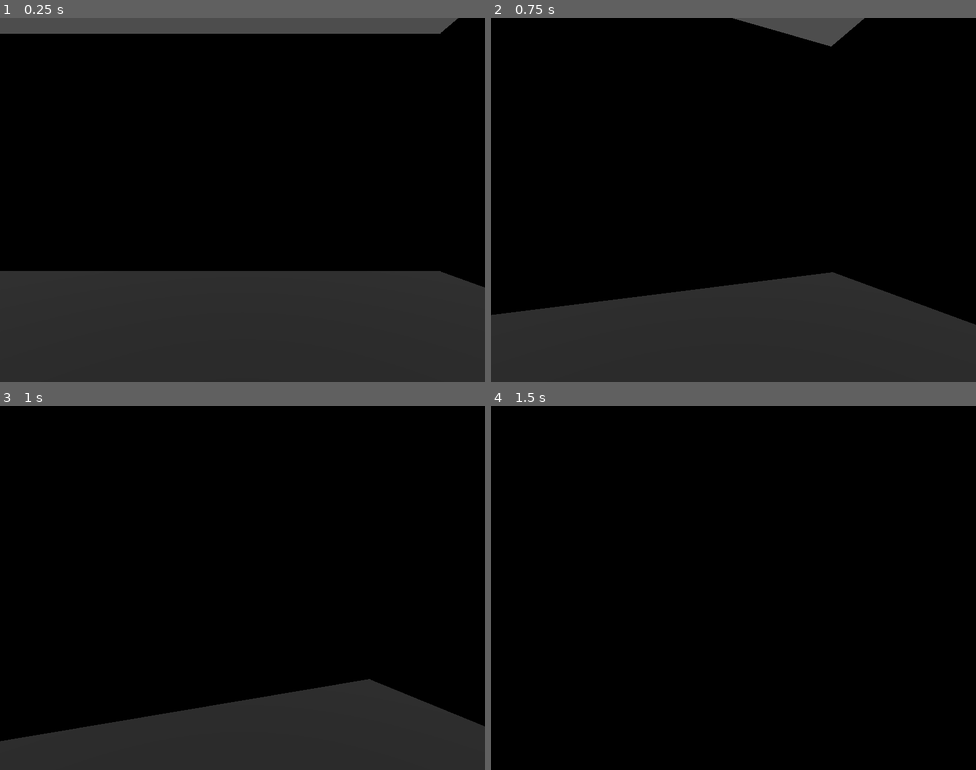
Above: before the commit, frames 1-4 (two rows, left to right).
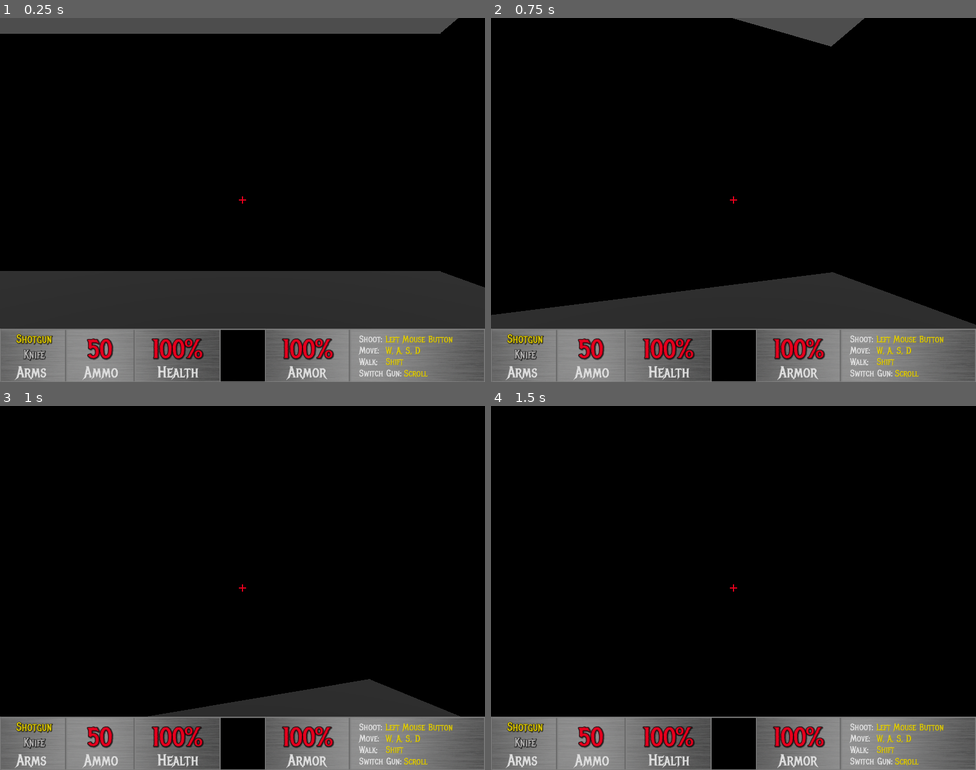
Above: after the commit, the same moments.

Repository: MisterIXI/godot-wildjam-71
Game: Godot game, scene res://scenes/_debug/oli/oli_fps.tscn
Two runs of this game, one before a commit and one after it. Both use one fixed random seed, a clock stepped at 60 frames per second and the inputs below. This scene is started directly instead of the project's main scene.
Inputs (mouse positions are in pixels of both pictures, inside the frame that each line leads up to):
- Up to frame 1 (0.25 s): no input
- Up to frame 2 (0.75 s): tap Enter at 0.5 s; move the mouse to (757, 200) at 0.52 s; hold W (up) from 0.53 s (still down); hold Shift (shift) from 0.53 s (still down)
- Up to frame 3 (1 s): keep holding W (up); keep holding Shift (shift)
- Up to frame 4 (1.5 s): keep holding W (up); move the mouse to (709, 588) at 1.27 s; release Shift (shift) at 1.28 s; tap Space (space) at 1.35 s

The runs differ from the first frame. In frame 1, 14% of the frame differs, in the area x 0-100%, y 49-100%; in frame 2, 14%; in frame 3, 14%; in frame 4, 13%.

Commit message:
base hud stylized

Diff:
--- /dev/null
+++ b/bad-apple/resources/fps/fps_arms_active.tres
@@ -0,0 +1,12 @@
+[gd_resource type="LabelSettings" load_steps=2 format=3 uid="uid://bk2irodcggxa8"]
+
+[ext_resource type="FontFile" uid="uid://cl1aof26374xu" path="res://assets/fonts/metal-mania/MetalMania-Regular.ttf" id="1_pcirg"]
+
+[resource]
+font = ExtResource("1_pcirg")
+font_size = 30
+font_color = Color(0.910944, 0.8238, 0, 1)
+outline_size = 2
+outline_color = Color(0, 0, 0, 1)
+shadow_size = 4
+shadow_color = Color(0, 0, 0, 0.572549)
--- /dev/null
+++ b/bad-apple/resources/fps/fps_arms_inactive.tres
@@ -0,0 +1,12 @@
+[gd_resource type="LabelSettings" load_steps=2 format=3 uid="uid://q86xmymo8tk6"]
+
+[ext_resource type="FontFile" uid="uid://cl1aof26374xu" path="res://assets/fonts/metal-mania/MetalMania-Regular.ttf" id="1_renbm"]
+
+[resource]
+font = ExtResource("1_renbm")
+font_size = 30
+font_color = Color(0.716235, 0.711002, 0.708756, 1)
+outline_size = 2
+outline_color = Color(0, 0, 0, 1)
+shadow_size = 4
+shadow_color = Color(0, 0, 0, 0.572549)
--- /dev/null
+++ b/bad-apple/resources/fps/fps_hud_numbers.tres
@@ -0,0 +1,12 @@
+[gd_resource type="LabelSettings" load_steps=2 format=3 uid="uid://cwc5q3642qmqo"]
+
+[ext_resource type="FontFile" uid="uid://cl1aof26374xu" path="res://assets/fonts/metal-mania/MetalMania-Regular.ttf" id="1_5sd8v"]
+
+[resource]
+font = ExtResource("1_5sd8v")
+font_size = 70
+font_color = Color(0.901961, 0, 0.113725, 1)
+outline_size = 4
+outline_color = Color(0, 0, 0, 1)
+shadow_size = 11
+shadow_color = Color(0, 0, 0, 0.572549)
--- a/bad-apple/scenes/_debug/oli/oli_fps.tscn
+++ b/bad-apple/scenes/_debug/oli/oli_fps.tscn
@@ -1,6 +1,10 @@
-[gd_scene load_steps=11 format=3 uid="uid://dxryxu0ghogbv"]
+[gd_scene load_steps=15 format=3 uid="uid://dxryxu0ghogbv"]
 
 [ext_resource type="PackedScene" uid="uid://5rw8e76sa14y" path="res://scenes/fps/character/fps_character.tscn" id="1_yoab8"]
+[ext_resource type="Texture2D" uid="uid://ht358scd52px" path="res://assets/images/fps/fps_hud.png" id="2_mnucw"]
+[ext_resource type="LabelSettings" uid="uid://cwc5q3642qmqo" path="res://resources/fps/fps_hud_numbers.tres" id="3_0c4ru"]
+[ext_resource type="LabelSettings" uid="uid://bk2irodcggxa8" path="res://resources/fps/fps_arms_active.tres" id="4_214vx"]
+[ext_resource type="LabelSettings" uid="uid://q86xmymo8tk6" path="res://resources/fps/fps_arms_inactive.tres" id="5_xw0b7"]
 
 [sub_resource type="BoxShape3D" id="BoxShape3D_mvw6y"]
 size = Vector3(50, 1, 50)
@@ -259,4 +263,188 @@
 grow_vertical = 2
 size_flags_horizontal = 3
 size_flags_vertical = 3
-mouse_filter = 1
+mouse_filter = 2
+
+[node name="TextureRect" type="TextureRect" parent="FpsHud"]
+layout_mode = 1
+anchors_preset = 7
+anchor_left = 0.5
+anchor_top = 1.0
+anchor_right = 0.5
+anchor_bottom = 1.0
+offset_left = -640.0
+offset_top = -140.0
+offset_right = 640.0
+grow_horizontal = 2
+grow_vertical = 0
+mouse_filter = 2
+texture = ExtResource("2_mnucw")
+
+[node name="ArmorLabel" type="Label" parent="FpsHud"]
+layout_mode = 1
+anchors_preset = 7
+anchor_left = 0.5
+anchor_top = 1.0
+anchor_right = 0.5
+anchor_bottom = 1.0
+offset_left = 61.0
+offset_top = -139.0
+offset_right = 283.0
+offset_bottom = -31.0
+grow_horizontal = 2
+grow_vertical = 0
+text = "100%"
+label_settings = ExtResource("3_0c4ru")
+horizontal_alignment = 1
+vertical_alignment = 1
+
+[node name="HealthLabel" type="Label" parent="FpsHud"]
+layout_mode = 1
+anchors_preset = 7
+anchor_left = 0.5
+anchor_top = 1.0
+anchor_right = 0.5
+anchor_bottom = 1.0
+offset_left = -283.0
+offset_top = -139.0
+offset_right = -61.0
+offset_bottom = -31.0
+grow_horizontal = 2
+grow_vertical = 0
+text = "100%"
+label_settings = ExtResource("3_0c4ru")
+horizontal_alignment = 1
+vertical_alignment = 1
+
+[node name="AmmoLabel" type="Label" parent="FpsHud"]
+layout_mode = 1
+anchors_preset = 7
+anchor_left = 0.5
+anchor_top = 1.0
+anchor_right = 0.5
+anchor_bottom = 1.0
+offset_left = -464.0
+offset_top = -139.0
+offset_right = -288.0
+offset_bottom = -31.0
+grow_horizontal = 2
+grow_vertical = 0
+text = "50"
+label_settings = ExtResource("3_0c4ru")
+horizontal_alignment = 1
+vertical_alignment = 1
+
+[node name="ShotgunLabel" type="Label" parent="FpsHud"]
+layout_mode = 1
+anchors_preset = 7
+anchor_left = 0.5
+anchor_top = 1.0
+anchor_right = 0.5
+anchor_bottom = 1.0
+offset_left = -623.0
+offset_top = -139.0
+offset_right = -475.0
+offset_bottom = -84.0
+grow_horizontal = 2
+grow_vertical = 0
+text = "Shotgun"
+label_settings = ExtResource("4_214vx")
+horizontal_alignment = 1
+vertical_alignment = 1
+
+[node name="KnifeLabel" type="Label" parent="FpsHud"]
+layout_mode = 1
+anchors_preset = 7
+anchor_left = 0.5
+anchor_top = 1.0
+anchor_right = 0.5
+anchor_bottom = 1.0
+offset_left = -623.0
+offset_top = -98.0
+offset_right = -475.0
+offset_bottom = -43.0
+grow_horizontal = 2
+grow_vertical = 0
+text = "Knife"
+label_settings = ExtResource("5_xw0b7")
+horizontal_alignment = 1
+vertical_alignment = 1
+
+[node name="Crossair" type="Control" parent="FpsHud"]
+layout_mode = 1
+anchors_preset = 8
+anchor_left = 0.5
+anchor_top = 0.5
+anchor_right = 0.5
+anchor_bottom = 0.5
+offset_left = -20.0
+offset_top = -20.0
+offset_right = 20.0
+offset_bottom = 20.0
+grow_horizontal = 2
+grow_vertical = 2
+mouse_filter = 2
+
+[node name="VerticalBg" type="ColorRect" parent="FpsHud/Crossair"]
+layout_mode = 1
+anchors_preset = 8
+anchor_left = 0.5
+anchor_top = 0.5
+anchor_right = 0.5
+anchor_bottom = 0.5
+offset_left = -3.0
+offset_top = -11.0
+offset_right = 3.0
+offset_bottom = 11.0
+grow_horizontal = 2
+grow_vertical = 2
+mouse_filter = 2
+color = Color(0, 0, 0, 1)
+
+[node name="HorizontalBg" type="ColorRect" parent="FpsHud/Crossair"]
+layout_mode = 1
+anchors_preset = 8
+anchor_left = 0.5
+anchor_top = 0.5
+anchor_right = 0.5
+anchor_bottom = 0.5
+offset_left = -11.0
+offset_top = -3.0
+offset_right = 11.0
+offset_bottom = 3.0
+grow_horizontal = 2
+grow_vertical = 2
+mouse_filter = 2
+color = Color(0, 0, 0, 1)
+
+[node name="Vertical" type="ColorRect" parent="FpsHud/Crossair"]
+layout_mode = 1
+anchors_preset = 8
+anchor_left = 0.5
+anchor_top = 0.5
+anchor_right = 0.5
+anchor_bottom = 0.5
+offset_left = -2.0
+offset_top = -10.0
+offset_right = 2.0
+offset_bottom = 10.0
+grow_horizontal = 2
+grow_vertical = 2
+mouse_filter = 2
+color = Color(0.901961, 0, 0.113725, 1)
+
+[node name="Horizontal" type="ColorRect" parent="FpsHud/Crossair"]
+layout_mode = 1
+anchors_preset = 8
+anchor_left = 0.5
+anchor_top = 0.5
+anchor_right = 0.5
+anchor_bottom = 0.5
+offset_left = -10.0
+offset_top = -2.0
+offset_right = 10.0
+offset_bottom = 2.0
+grow_horizontal = 2
+grow_vertical = 2
+mouse_filter = 2
+color = Color(0.901961, 0, 0.113725, 1)
Binary file added: bad-apple/assets/fonts/metal-mania/MetalMania-Regular.ttf
Not shown, added: bad-apple/assets/fonts/metal-mania/MetalMania-Regular.ttf.import
Not shown, added: bad-apple/assets/fonts/metal-mania/OFL.txt
Binary file added: bad-apple/assets/images/fps/fps_hud.png
Not shown, added: bad-apple/assets/images/fps/fps_hud.png.import
